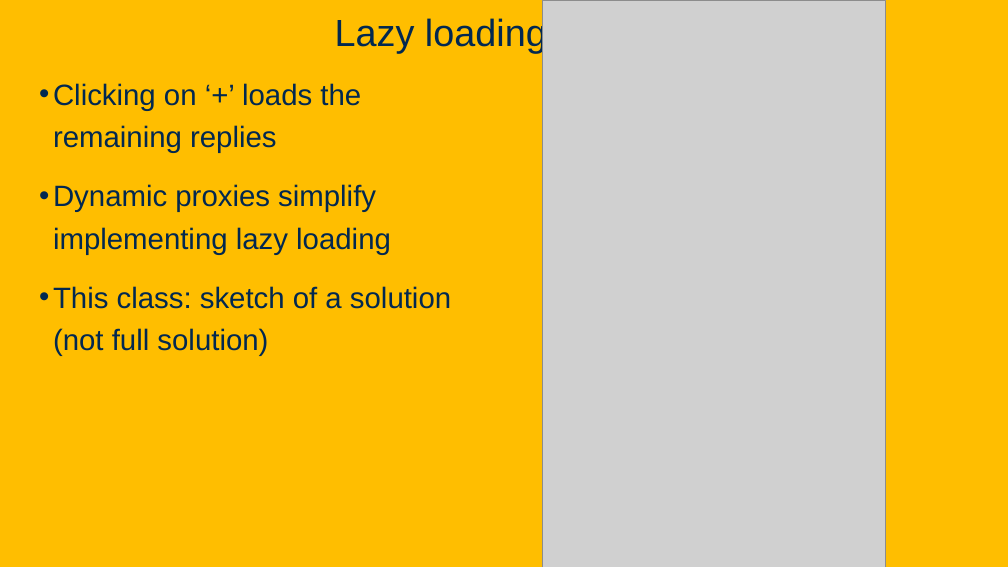
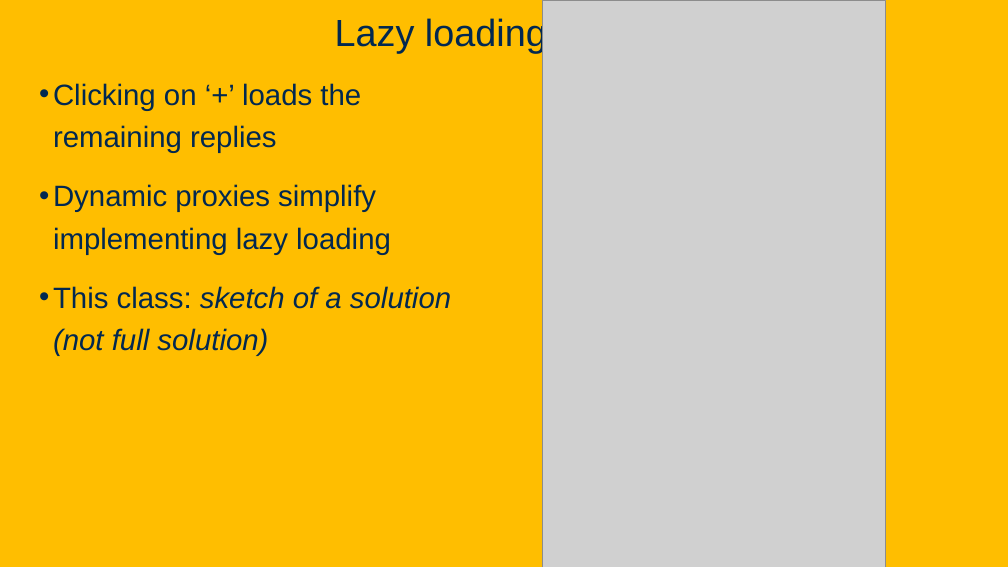
Before and after one commit to davsec-teaching/ecs160-f25, a slide deck: slide 126 of slides/5_annotations_and_reflection.pptx. Drawn at 1008x567 pixels with LibreOffice and Linux fonts; fonts in the diff are those of the drawing; grey boxes stand for pictures; background and template pictures are left out. Boxes give left, top, right and bottom in pixels: in the first picture for what was removed or moved away, otherwise in the second. Text is boxed around its words. In the diff, an @@ line names an element or a change of style, - is before the commit and + after.

```diff
--- a/slides/5_annotations_and_reflection.pptx
+++ b/slides/5_annotations_and_reflection.pptx
@@ text at bbox=[53, 286, 451, 356]: italic on in "sketch of a solution (not full solution)" @@
```
Also in this commit, not shown: 5 other slides changed, 1 slide added.
